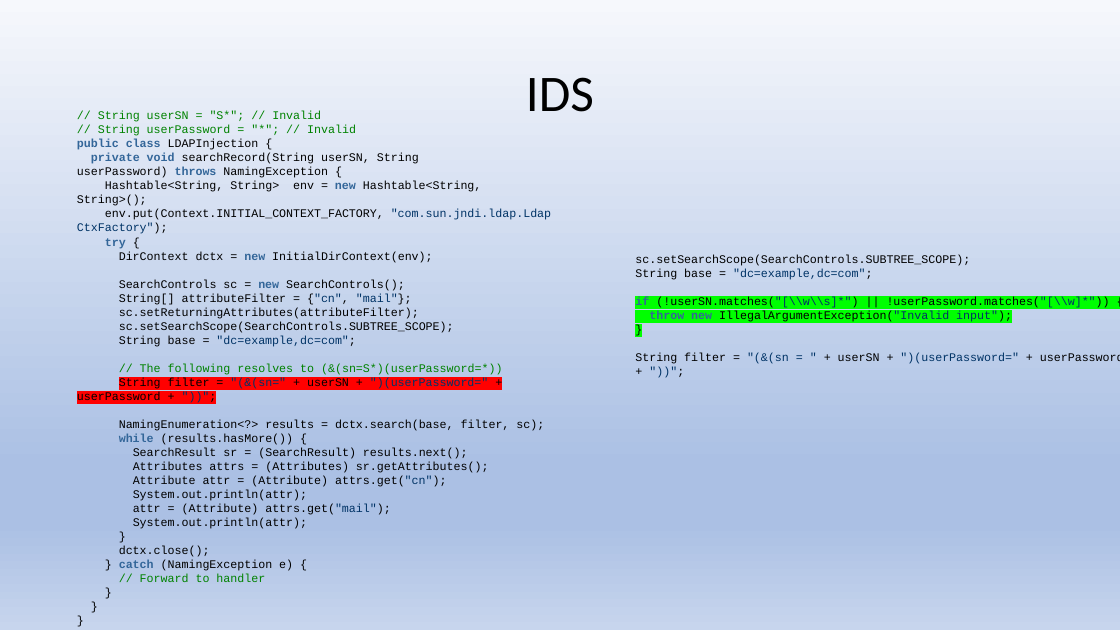
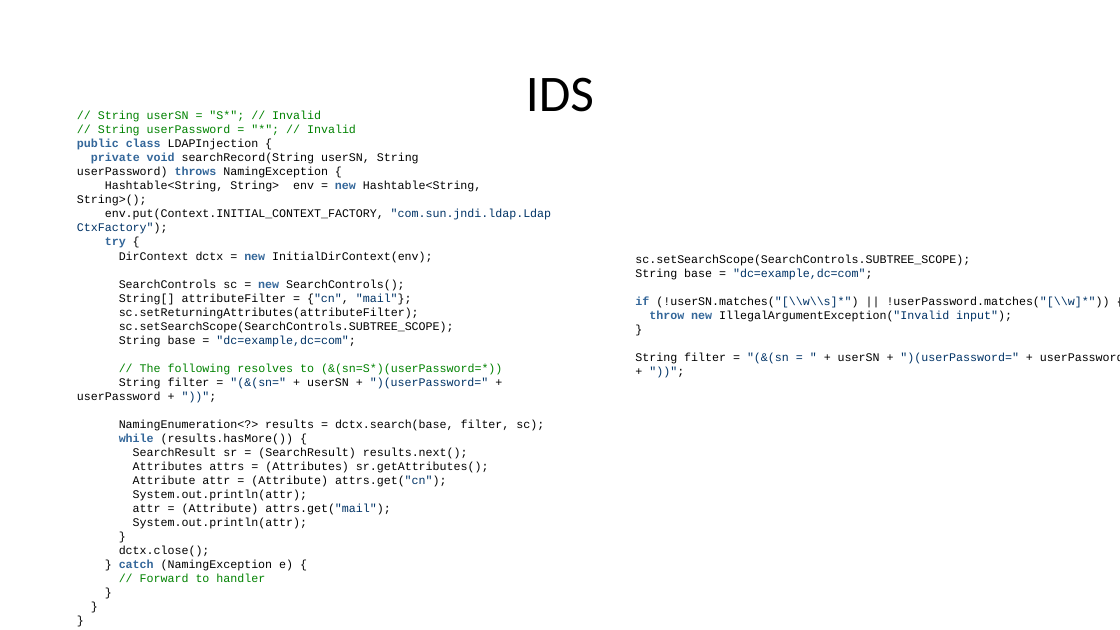
Before and after one commit to stevester94/CSC201_Project, a slide deck: slide 9 of Project2.pptx. Drawn at 1120x630 pixels with LibreOffice and Linux fonts; fonts in the diff are those of the drawing. Boxes give left, top, right and bottom in pixels: in the first picture for what was removed or moved away, otherwise in the second. Text is boxed around its words. In the diff, an @@ line names an element or a change of style, - is before the commit and + after.

```diff
--- a/Project2.pptx
+++ b/Project2.pptx
@@ background gradient #F6F8FC to #ABC0E4 to #C7D5ED to #FFFFFF @@
@@ text at <box>635,297,1110,322</box>: highlight #00FF00 to none in "if (!userSN.matches("[\\w\\s]*") || !userPassword.matches("[ ...", "throw new IllegalArgumentException("Invalid input");", "}" @@
@@ text at <box>77,377,489,400</box>: highlight #FF0000 to none in "String filter = "(&(sn=" + userSN + ..." @@
```
Also in this commit, not shown: 10 other slides changed, 8 slides added.
